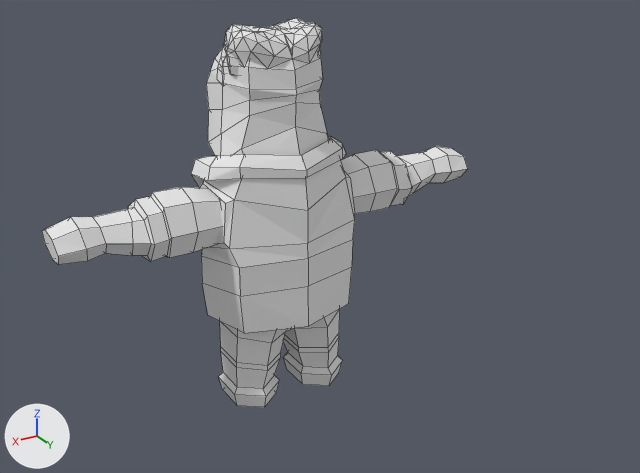
The Blender file ArtSources/Fatman.blend as it was, and as the next commit left it.
One viewpoint serves both versions: a 50 mm lens placed at (3.01, 5.64, 4.06), pointed at (-0.82, -0.74, 0.87). Lighting does not change. The marker at lower left points along +X, +Y and +Z. Mesh edges are drawn as thin lines.

Objects in the first picture: 'fatman'.
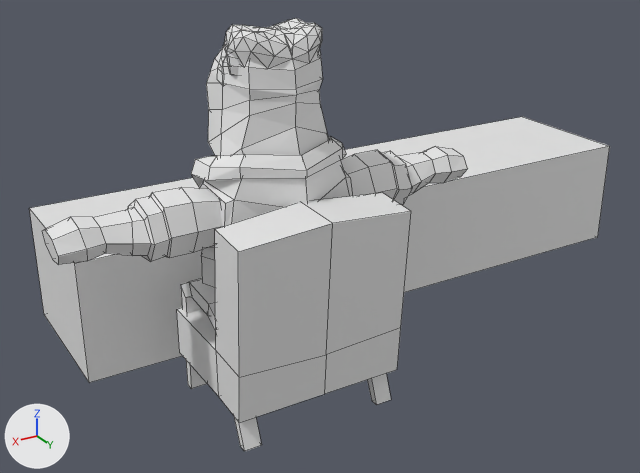
Edits to the bpy script that builds the scene:
```text
Add me_cube_007:
    me_cube_007.from_pydata(...)  # 72 vertices, 66 faces; spans x -0.7..0.7, y -0.66..0.65, z 0.0..1.75
Add me_cube_003:
    me_cube_003.from_pydata([(-3.0, -0.7, 0.0), (-3.0, -0.7, 1.1), (-3.0, 0.7, 0.0), (-3.0, 0.7, 1.1), (3.0, -0.7, 0.0), (3.0, -0.7, 1.1), (3.0, 0.7, 0.0), (3.0, 0.7, 1.1)], [], [(1, 3, 2, 0), (3, 7, 6, 2), (7, 5, 4, 6), (5, 1, 0, 4), (5, 7, 3, 1)])
Add ob_chair_1:
    ob_chair_1 = bpy.data.objects.new('Chair_1', me_cube_007)
    ob_chair_1.location = (0.034, 0.203, 0.0)
Add ob_portiegedesk:
    ob_portiegedesk = bpy.data.objects.new('PortiegeDesk', me_cube_003)
    ob_portiegedesk.location = (-1.605, -1.511, 0.0)
```

Location of each change, [x1, y1, x2, y2] in pixels of the pictures (640 x 473 px):
'PortiegeDesk', added: after [29, 117, 610, 383]
'Chair_1', added: after [177, 193, 411, 451]
